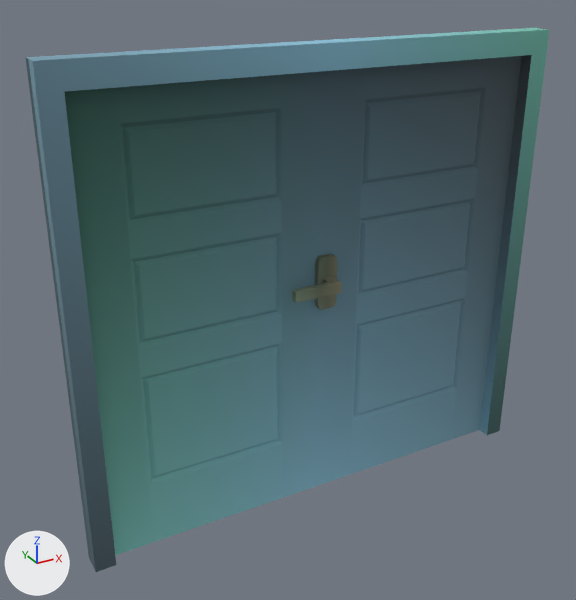
Before and after pictures for a commit that changed the glTF model public/door.glb.
Camera for both pictures: a camera (50 mm lens) standing at (-5.53, -9.23, 7.94) and looking at (-0.47, -0.03, 3.34). Every picture has the same lights, and +X, +Y and +Z are marked at lower left. Where no turn or scale is listed for an object, it has been applied to the vertices. Vertices at the same position are counted once.

Objects in the first picture: 'Door.003', 'Door.004', 'Plane.005'.
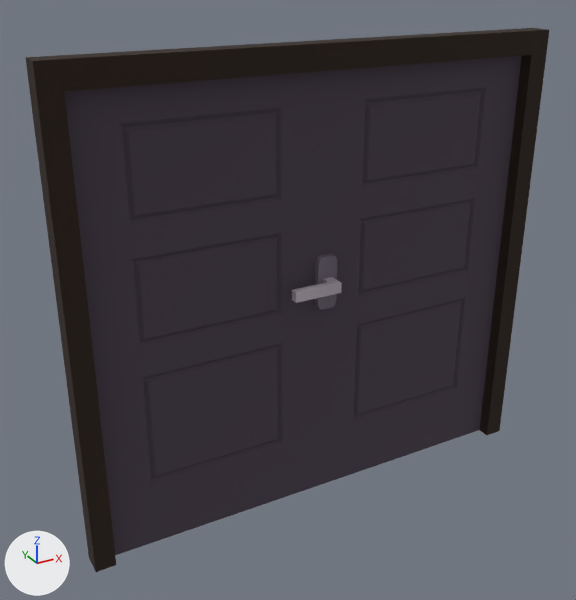
Edits to the bpy script that builds the scene:
```text
Add img_deringed:
    img_deringed = load_image('deringed', '_unpacked/deringed', 16, 1, 'sRGB')
Add mat_door_001:
    mat_door_001 = bpy.data.materials.new('Door.001')
    # uses the picture img_deringed
Add mat_door:
    mat_door = principled_material('Door')
    mat_door.texture = img_deringed
    mat_door.roughness = 1.0
Change me_plane_015:
    where me_plane_015.from_pydata(...)  # 118 vertices, 194 faces; spans x -3.7..3.7, y -0.34..0.0, z 0.0..6.87
    used by ob_door_003; location = (0.0, 0.0, 0.0)
    remove me_plane_015.materials.append(mat_material_014)  # picture img_mm
    me_plane_015 part 1: texture (UV) coordinates of 194 of 194 faces, centred in x -3.7..3.7, y -0.34..0.0, z 0.0..6.87, changed; they spanned u 0.47..0.97, v 0.03..0.93 and now span u 0.71..0.97, v 0.37..0.53
    add me_plane_015.materials.append(mat_door)  # picture img_deringed
Change me_plane_016:
    where me_plane_016.from_pydata(...)  # 14 vertices, 22 faces; spans x -0.656..0.076, y -0.342..0.0, z -0.076..0.076
    remove me_plane_016.materials.append(mat_material_014)  # picture img_mm
    add me_plane_016.materials.append(mat_door)  # picture img_deringed
Change me_plane_017:
    where me_plane_017.from_pydata(...)  # 32 vertices, 60 faces; spans x -0.157..0.157, y -0.093..0.0, z -0.402..0.402
    remove me_plane_017.materials.append(mat_material_001)
    add me_plane_017.materials.append(mat_door_001)
```

Pixel boxes [x1, y1, x2, y2] of what changed, in the pictures (576 x 600 px):
'Door.003', recoloured, surface changed (cyan to black)
    both: [25, 28, 549, 572]
'Plane.005', recoloured
    both: [315, 253, 337, 310]
'Door.004', recoloured
    both: [292, 277, 342, 303]
